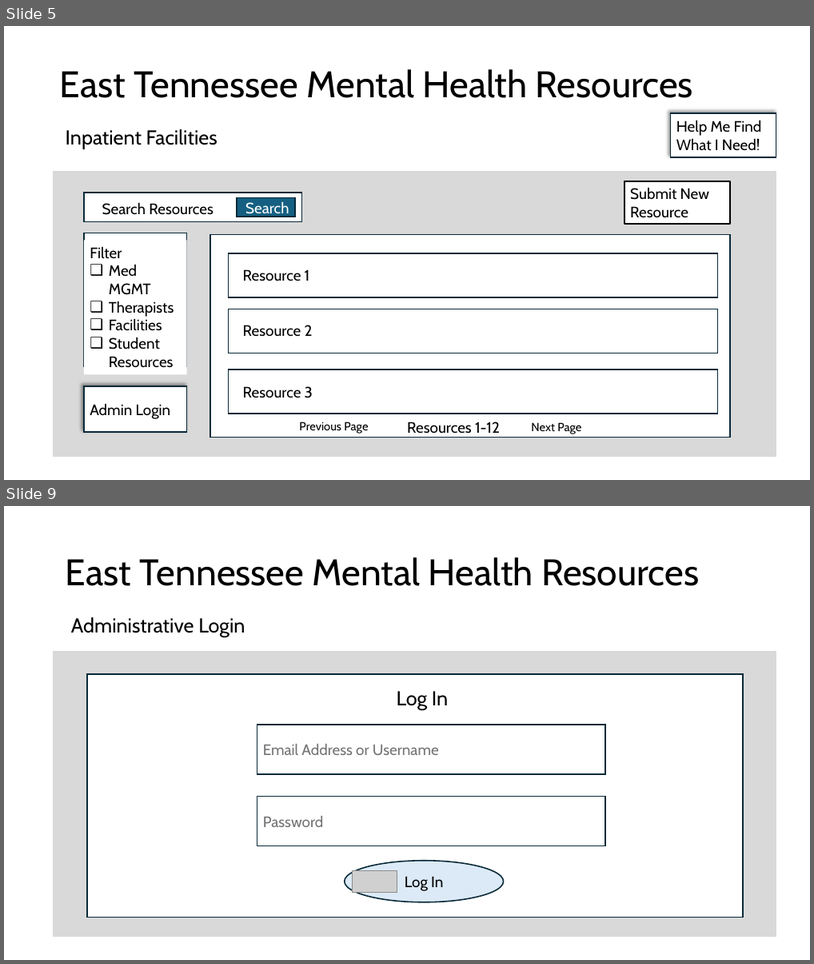
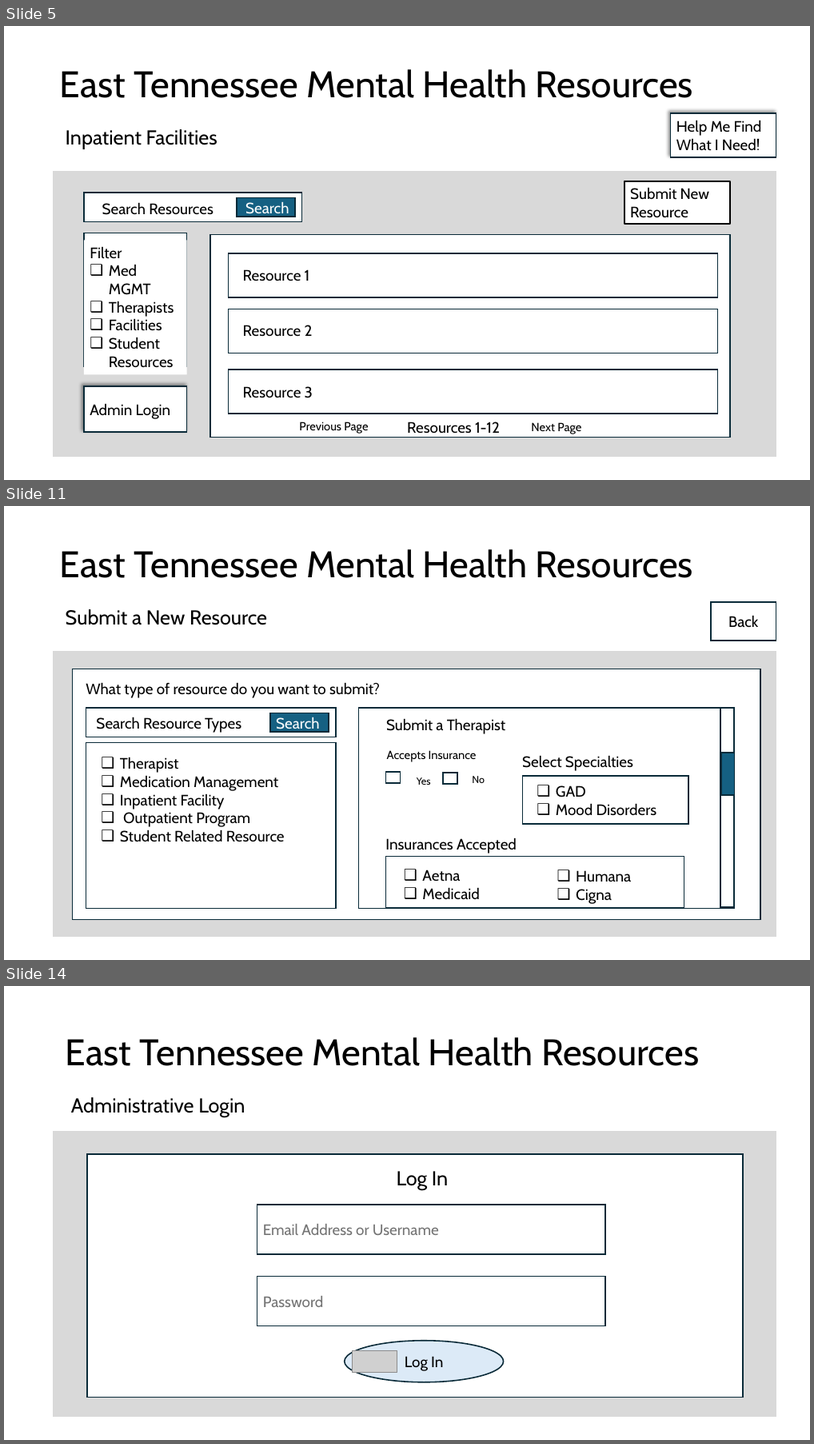
Before and after one commit to ReislerJ/East_TN_MH_Resources, a slide deck: Mock Slides.pptx. Shown one above the other, each under a label of ours: slides 5 and 9 before the commit, slides 5, 11 and 14 after it; the slides between them are not shown. The pictures are 814x964 and 814x1444 pixels, drawn with LibreOffice and Linux fonts; fonts in the diff are those of the drawing; grey boxes stand for pictures; background and template pictures are left out. Boxes give left, top, right and bottom in pixels: in the first picture for what was removed or moved away, otherwise in the second. Text is boxed around its words. In the diff, an @@ line names an element or a change of style, - is before the commit and + after.

```diff
--- a/Mock Slides.pptx
+++ b/Mock Slides.pptx
@@ slide 11 added at [4,506,810,960], background picture (left out) @@
@@ title added at [60,549,694,578], 44 pt, text #000000 @@
+East Tennessee Mental Health Resources
@@ rectangle added at [711,601,777,640], fill #FFFFFF, outline #092A39 1.5 pt, 18 pt, text #000000 @@
+Back
@@ text added at [66,609,267,625], 24 pt, text #000000 @@
+Submit a New Resource
@@ rectangle added at [54,652,777,936], fill #D9D9D9, outline #D9D9D9 1.5 pt @@
@@ rectangle added at [72,668,761,919], fill #FFFFFF, outline #092A39 1.5 pt @@
@@ text added at [86,682,380,698], 18 pt, text #000000 @@
+What type of resource do you want to submit?
@@ rectangle added at [86,708,336,737], fill #FFFFFF, outline #092A39 1.5 pt @@
@@ rectangle added at [90,711,260,735], fill #FFFFFF, 18 pt, text #000000 @@
+Search Resource Types
@@ rectangle added at [270,713,329,732], fill #156082, outline #092A39 1.5 pt @@
@@ text added at [276,717,319,732], 18 pt, text #FFFFFF @@
+Search
@@ rectangle added at [359,708,734,908], fill #FFFFFF, outline #092A39 1.5 pt @@
@@ text added at [386,718,506,734], 18 pt, text #000000 @@
+Submit a Therapist
@@ rectangle added at [721,708,734,907], fill #FFFFFF, outline #092A39 1.5 pt @@
@@ rectangle added at [86,743,336,908], fill #FFFFFF, outline #092A39 1.5 pt @@
@@ text added at [120,756,285,842], 18 pt, text #000000 @@
+❑ Therapist
+❑ Medication Management
+❑ Inpatient Facility
+❑ Outpatient Program
+❑ Student Related Resource
@@ text added at [162,757,206,764], 18 pt, text #FFFFFF @@
+Search
@@ text added at [522,755,634,771], 18 pt, text #000000 @@
+Select Specialties
@@ rectangle added at [722,752,735,795], fill #156082, outline #092A39 1.5 pt @@
@@ group added at [386,750,485,784]: 3 texts, 2 rectangles @@
+Accepts Insurance
+Yes
+No
@@ rectangle added at [523,776,689,824], fill #FFFFFF, outline #092A39 1.5 pt @@
@@ text added at [556,785,658,815], 18 pt, text #000000 @@
+❑ GAD
+❑ Mood Disorders
@@ text added at [386,837,517,853], 18 pt, text #000000 @@
+Insurances Accepted
@@ rectangle added at [386,856,685,908], fill #FFFFFF, outline #092A39 1.5 pt @@
@@ text added at [422,869,479,899], 18 pt, text #000000 @@
+❑ Aetna
+❑ Medicaid
@@ text added at [576,870,631,904], 18 pt, text #000000 @@
+❑ Humana
+❑ Cigna
@@ what was slide 9 is now slide 14 @@
```
Also in this commit, not shown: 4 slides changed, 6 other slides added, 3 other files.
